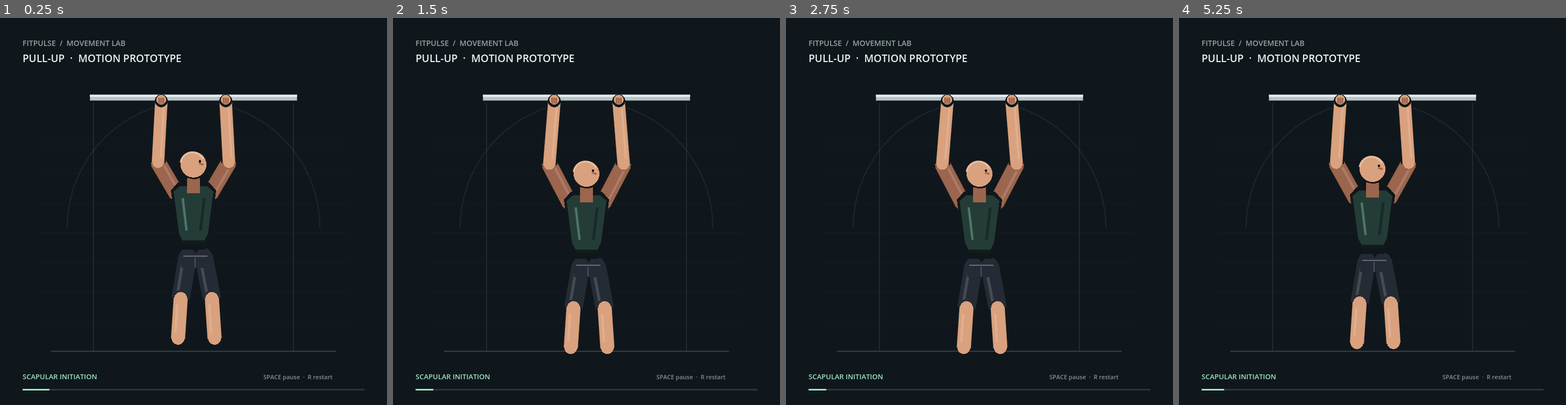
Above: before the commit, frames 1-4 (left to right).
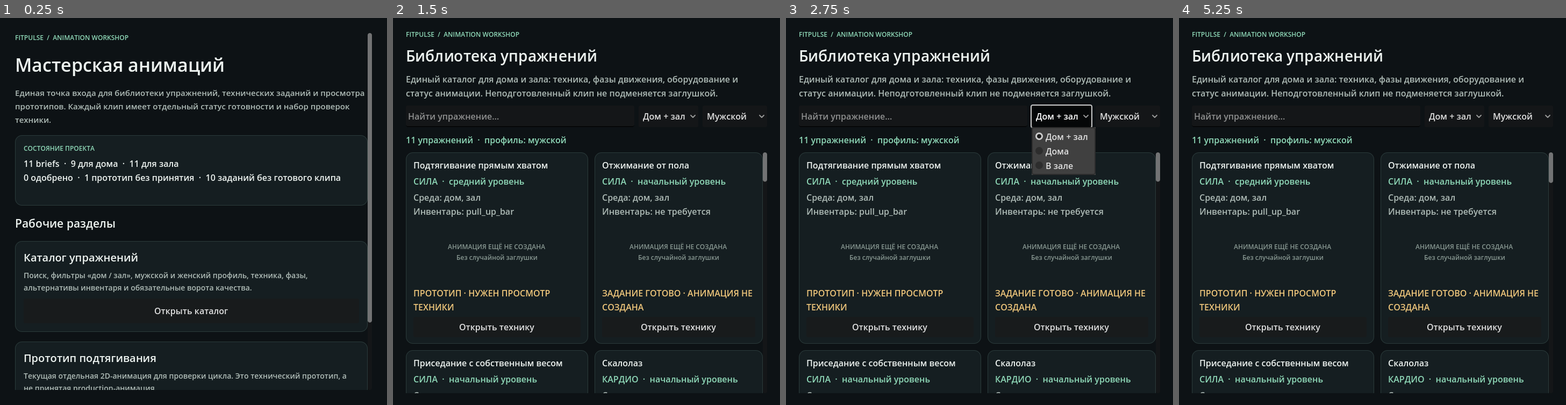
Above: after the commit, the same moments.

Repository: simaklaw/fitpulse-godot-animation-studio
Game: Godot game, scene res://scenes/workshop_home.tscn
Two runs of this game, one before a commit and one after it. Both use one fixed random seed, a clock stepped at 60 frames per second and the inputs below. Before the commit the project starts from res://scenes/pull_up_preview.tscn.
Inputs (mouse positions are in pixels of both pictures, inside the frame that each line leads up to):
- Up to frame 1 (0.25 s): no input
- Up to frame 2 (1.5 s): tap Enter at 0.5 s; hold Right 0.53-1.25 s; tap R at 0.6 s; tap Space at 0.77 s; click (582, 312) at 1.25 s, where only the run after the commit has a clickable "Открыть каталог"
- Up to frame 3 (2.75 s): click (1060, 114) at 2 s, where only the run after the commit has a clickable "Дом + зал"
- Up to frame 4 (5.25 s): click (1519, 114) at 2.75 s, where only the run after the commit has a clickable "Мужской"; click (1283, 327) at 3.5 s, where only the run after the commit has a clickable "Открыть технику"; click (1465, 327) at 4.25 s, where only the run after the commit has a clickable "Открыть технику"; tap Space at 5 s; hold Left from 5.03 s (still down); tap 1 at 5.1 s

The runs differ from the first frame. In frame 1, 13% of the frame differs, in the area x 3-97%, y 3-97%; in frame 2, 14%; in frame 3, 16%; in frame 4, 14%.

Commit message:
feat(godot): launch workshop home by default

Diff:
--- a/project.godot
+++ b/project.godot
@@ -3,8 +3,8 @@
 config_version=5
 
 [application]
-config/name="FitPulse Pull-Up Motion Prototype"
-run/main_scene="res://scenes/pull_up_preview.tscn"
+config/name="FitPulse Exercise Animation Workshop"
+run/main_scene="res://scenes/workshop_home.tscn"
 
 [display]
 window/size/viewport_width=720
